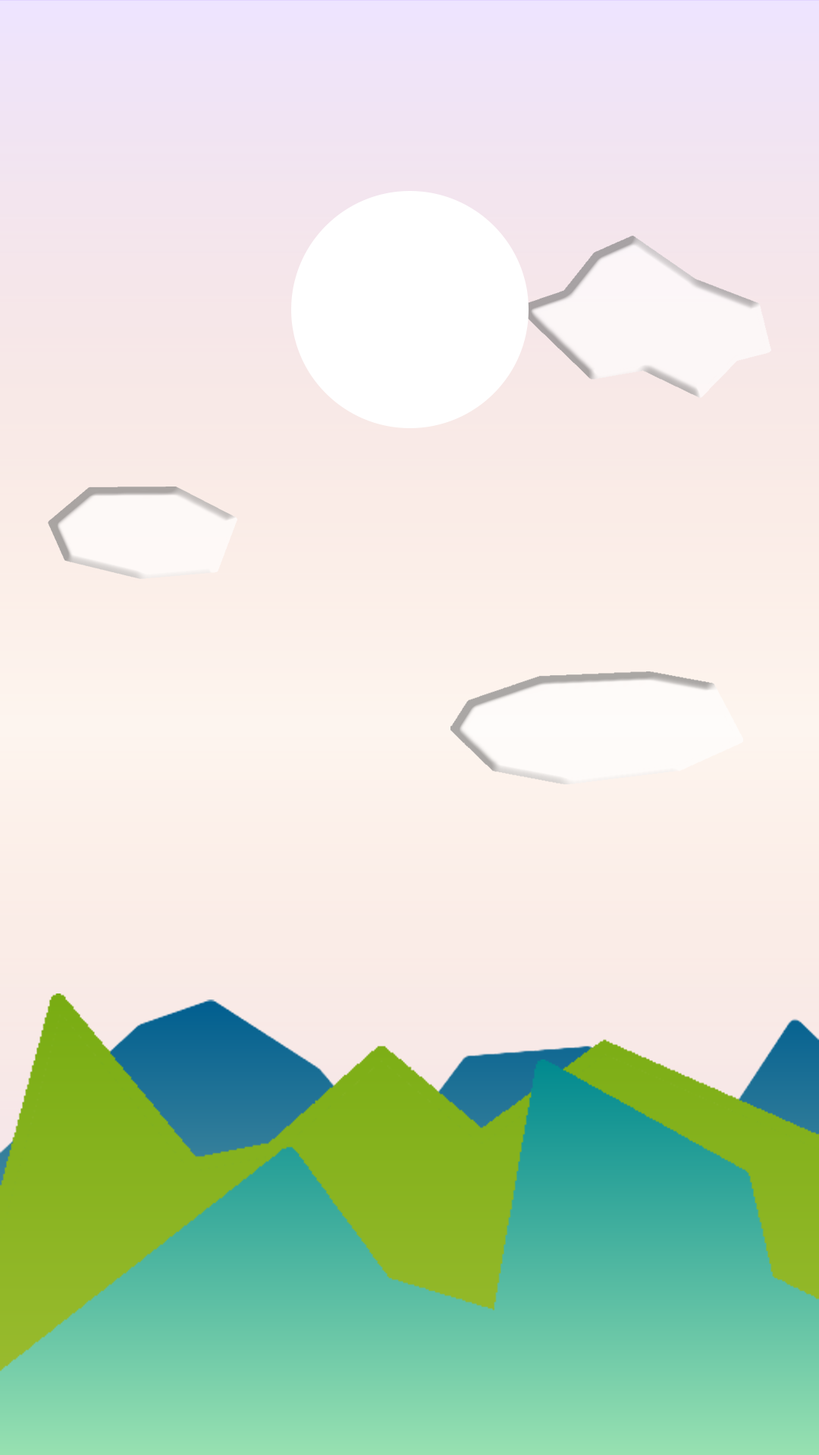
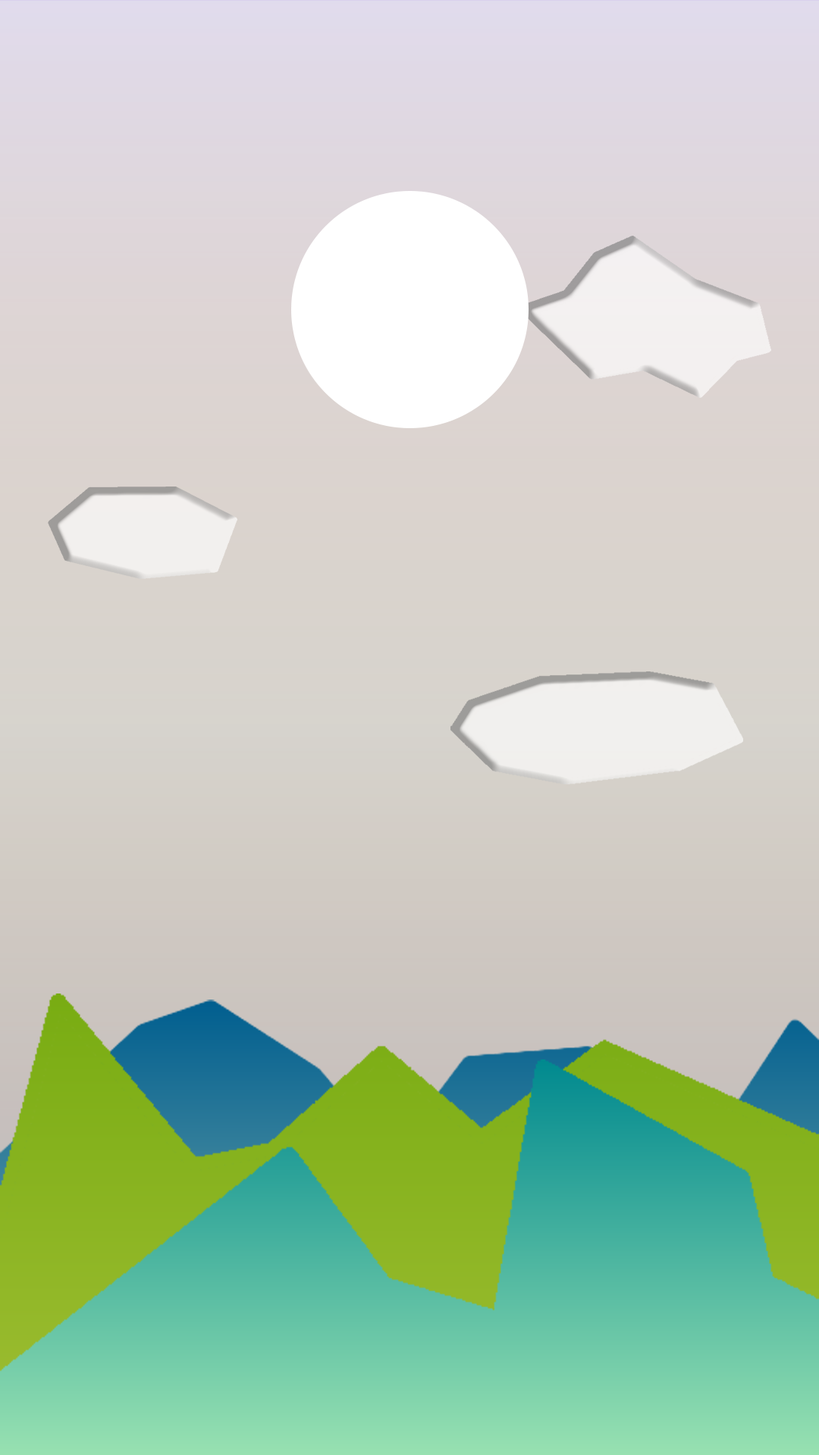
Layer changes from the first 819x1455 image to the second:
showed "Layer 5", opacity 50% → 30% over <box>0,0,819,1154</box>
